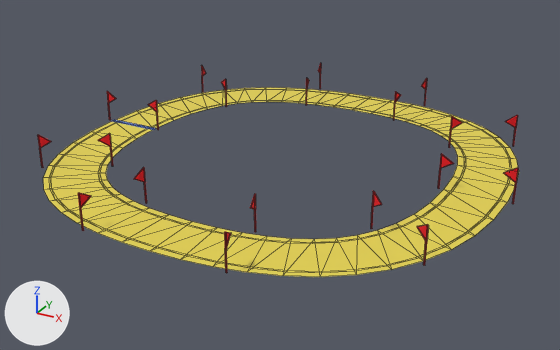
An edit to the glTF model assets/art/models/game/lap.glb, drawn before and after from the same camera.
The view is the same before and after, from a 50 mm camera at (35.7, -66.1, 30.8) aimed at (0.2, -1.5, -1.5). The lights are fixed; the arrows at lower left show +X, +Y and +Z. The first picture is the older version. Mesh edges are drawn as thin lines. Vertices at exactly the same position are counted once.

The first picture shows 'Lap'.
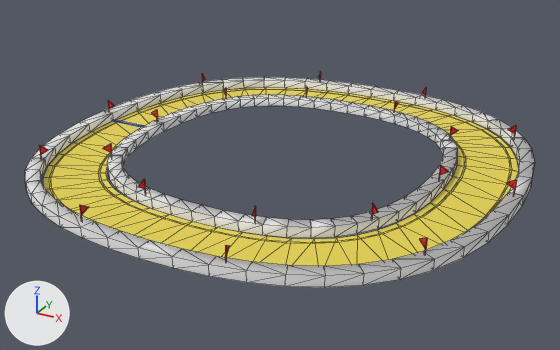
Commit message: Попытка добавить логику в lap

What changed in the scene script:
```text
Change me_plane:
    remove me_plane.from_pydata(...)  # 812 vertices, 1250 faces; spans x -23.6..23.6, y -23.0..23.0, z 0.0..3.5
    add me_plane.from_pydata(...)  # 812 vertices, 1250 faces; spans x -23.5..23.5, y -23.0..23.0, z 0.0..2.4
    me_plane part 1: the loose piece of 26 vertices spanning x -17.7..-16.4, y 0.0..0.1, z 0.0..3.5 is scaled about its middle by 0.678, then moved by (0.2, 0.0, -0.6)
    me_plane part 2: the loose piece of 26 vertices spanning x -15.2..-14.1, y 10.7..11.4, z 0.0..3.5 is scaled about its middle by 0.678, then moved by (0.2, -0.1, -0.6)
    me_plane part 3: the loose piece of 26 vertices spanning x -6.0..-5.7, y 15.9..17.2, z 0.0..3.5 is scaled about its middle by 0.678, then moved by (0.0, -0.2, -0.6)
    me_plane part 4: the loose piece of 26 vertices spanning x 5.7..6.0, y 15.9..17.2, z 0.0..3.5 is scaled about its middle by 0.678, then moved by (0.0, -0.2, -0.6)
    me_plane part 5: the loose piece of 26 vertices spanning x 14.1..15.2, y 10.6..11.3, z 0.0..3.5 is scaled about its middle by 0.678, then moved by (-0.2, -0.1, -0.6)
    me_plane part 6: the loose piece of 26 vertices spanning x 16.4..17.7, y -0.1..0.0, z 0.0..3.5 is scaled about its middle by 0.678, then moved by (-0.2, 0.0, -0.6)
    me_plane part 7: the loose piece of 26 vertices spanning x 14.1..15.2, y -11.4..-10.7, z 0.0..3.5 is scaled about its middle by 0.678, then moved by (-0.2, 0.1, -0.6)
    me_plane part 8: the loose piece of 26 vertices spanning x 5.7..6.0, y -17.2..-15.9, z 0.0..3.5 is scaled about its middle by 0.678, then moved by (0.0, 0.2, -0.6)
    me_plane part 9: the loose piece of 26 vertices spanning x -6.0..-5.7, y -17.2..-15.9, z 0.0..3.5 is scaled about its middle by 0.678, then moved by (0.0, 0.2, -0.6)
    me_plane part 10: the loose piece of 26 vertices spanning x -15.2..-14.1, y -11.3..-10.6, z 0.0..3.5 is scaled about its middle by 0.678, then moved by (0.2, 0.1, -0.6)
    me_plane part 11: the loose piece of 26 vertices spanning x -23.6..-22.3, y -0.1..0.1, z 0.0..3.5 is scaled about its middle by 0.678, then moved by (-0.2, 0.0, -0.6)
    me_plane part 12: the loose piece of 26 vertices spanning x -20.2..-19.1, y 13.8..14.5, z 0.0..3.5 is scaled about its middle by 0.678, then moved by (-0.2, 0.1, -0.6)
    me_plane part 13: the loose piece of 26 vertices spanning x 6.9..7.3, y 21.7..22.9, z 0.0..3.5 is scaled about its middle by 0.678, then moved by (0.0, 0.2, -0.6)
    me_plane part 14: the loose piece of 26 vertices spanning x 19.1..20.2, y 13.8..14.5, z 0.0..3.5 is scaled about its middle by 0.678, then moved by (0.2, 0.1, -0.6)
    me_plane part 15: the loose piece of 26 vertices spanning x 22.3..23.6, y -0.1..0.1, z 0.0..3.5 is scaled about its middle by 0.678, then moved by (0.2, 0.0, -0.6)
    me_plane part 16: the loose piece of 26 vertices spanning x 19.1..20.2, y -14.5..-13.8, z 0.0..3.5 is scaled about its middle by 0.678, then moved by (0.2, -0.1, -0.6)
    me_plane part 17: the loose piece of 26 vertices spanning x 6.9..7.3, y -22.9..-21.7, z 0.0..3.5 is scaled about its middle by 0.678, then moved by (0.0, -0.2, -0.6)
    me_plane part 18: the loose piece of 26 vertices spanning x -7.3..-6.9, y -22.9..-21.7, z 0.0..3.5 is scaled about its middle by 0.678, then moved by (0.0, -0.2, -0.6)
    me_plane part 19: the loose piece of 26 vertices spanning x -20.2..-19.1, y -14.5..-13.8, z 0.0..3.5 is scaled about its middle by 0.678, then moved by (-0.2, -0.1, -0.6)
    other edits to the shape of me_plane do not show in these pictures
Add ob_outerwall:
    ob_outerwall = bpy.data.objects.new('OuterWall', me_plane_002)  # 212 vertices, 480 faces; spans x -24.3..24.3, y -24.3..24.3, z 0.0..1.0
    ob_outerwall.location = (0.0, 0.0, 0.0)
Add ob_innerwall:
    ob_innerwall = bpy.data.objects.new('InnerWall', me_plane_001)  # 220 vertices, 480 faces; spans x -17.0..17.0, y -17.0..17.0, z 0.0..1.0
    ob_innerwall.location = (0.0, 0.0, 0.0)
```

Pixel boxes (x1, y1, x2, y2) of what changed, in the pictures (560 x 350 px; the box of a moved part takes in the faces that stretch with it):
'Lap', reshaped (9% shorter): before (38, 63, 519, 277); after (39, 71, 518, 266)
'OuterWall', added: after (25, 77, 535, 287)
'InnerWall', added: after (107, 95, 457, 238)
part 1 of me_plane, moved or reshaped: before (148, 100, 159, 130); after (152, 110, 158, 122)
part 2 of me_plane, moved or reshaped: before (222, 79, 227, 107); after (223, 88, 227, 99)
part 3 of me_plane, moved or reshaped: before (306, 78, 309, 105); after (306, 87, 308, 98)
part 4 of me_plane, moved or reshaped: before (393, 91, 401, 120); after (394, 101, 398, 112)
part 5 of me_plane, moved or reshaped: before (449, 116, 463, 148); after (450, 127, 458, 138)
part 6 of me_plane, moved or reshaped: before (438, 154, 454, 189); after (439, 165, 449, 179)
part 7 of me_plane, moved or reshaped: before (371, 191, 382, 229); after (372, 203, 378, 218)
part 8 of me_plane, moved or reshaped: before (250, 194, 256, 232); after (252, 206, 256, 221)
part 9 of me_plane, moved or reshaped: before (134, 167, 147, 203); after (138, 179, 146, 193)
part 10 of me_plane, moved or reshaped: before (98, 133, 113, 166); after (103, 144, 112, 157)
part 11 of me_plane, moved or reshaped: before (107, 91, 116, 120); after (108, 101, 114, 112)
part 12 of me_plane, moved or reshaped: before (201, 65, 206, 92); after (202, 74, 205, 84)
part 13 of me_plane, moved or reshaped: before (421, 78, 427, 106); after (422, 88, 426, 98)
part 14 of me_plane, moved or reshaped: before (505, 115, 518, 146); after (508, 125, 516, 138)
part 15 of me_plane, moved or reshaped: before (504, 168, 518, 204); after (507, 180, 517, 194)
part 16 of me_plane, moved or reshaped: before (417, 224, 428, 265); after (419, 238, 427, 254)
part 17 of me_plane, moved or reshaped: before (224, 232, 231, 273); after (225, 245, 230, 261)
part 18 of me_plane, moved or reshaped: before (78, 193, 91, 231); after (80, 205, 88, 220)
part 19 of me_plane, moved or reshaped: before (38, 135, 51, 168); after (39, 145, 48, 158)
